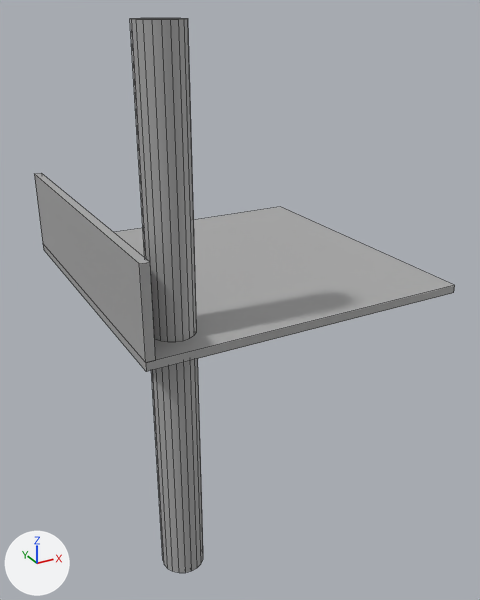
What one commit did to the FBX model MayaProjects/SolarPunkCave/scenes/structure_walkwaystraight.fbx.
Camera for both pictures: a camera (50 mm lens) standing at (-1.9, -5.3, 6.19) and looking at (2.01, 1.79, 2.64). The axes (+X, +Y, +Z) are drawn at lower left. The lights are the same throughout. The older version comes first. Mesh edges are drawn as thin lines. Where no turn or scale is listed for an object, it has been applied to the vertices.

The first picture shows 'walkwaystraight_pillarhigh', 'walkwaystraight_pillarlow', 'walkwaystraight_platform', 'walkwaystraight_railing'.
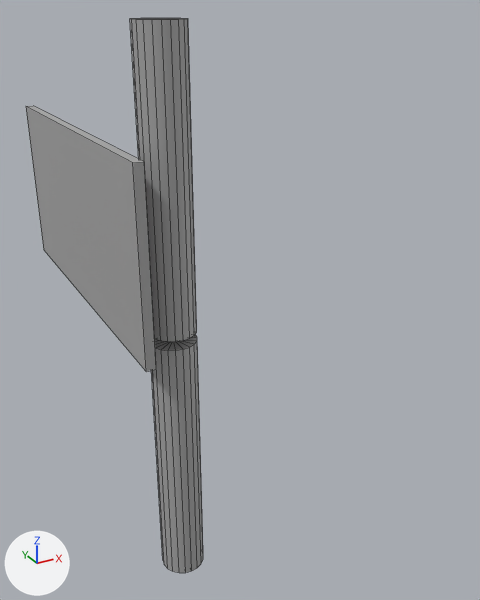
Pixel boxes (x1, y1, x2, y2) of what changed, in the pictures (480 x 600 px):
'walkwaystraight_platform', deleted
    before: (43, 207, 455, 372)
'walkwaystraight_railing', moved, rescaled (7% wider, 41% taller)
    before: (34, 173, 156, 362)
    after: (26, 106, 156, 372)

The change, as a list of edits to the scene's bpy script:
```text
Change me_mesh:
    used by ob_walkwaystraight_railing; location = (0.0, 0.0, 0.0)
    remove me_mesh.from_pydata(...)  # 8 vertices, 6 faces; spans x 0.0..0.1, y 0.0..4.0, z 3.1..4.1
    add me_mesh.from_pydata(...)  # 8 vertices, 6 faces; spans x 0.0..0.1, y 0.0..4.0, z 3.0..5.0
    me_mesh part 1: the whole mesh is scaled about its middle by (1, 1, 2), then moved by (0.0, 0.0, 0.4)
Remove ob_walkwaystraight_platform:
    ob_walkwaystraight_platform = bpy.data.objects.new('walkwaystraight_platform', me_mesh_001)
    ob_walkwaystraight_platform.location = (0.0, 0.0, 0.0)
```
